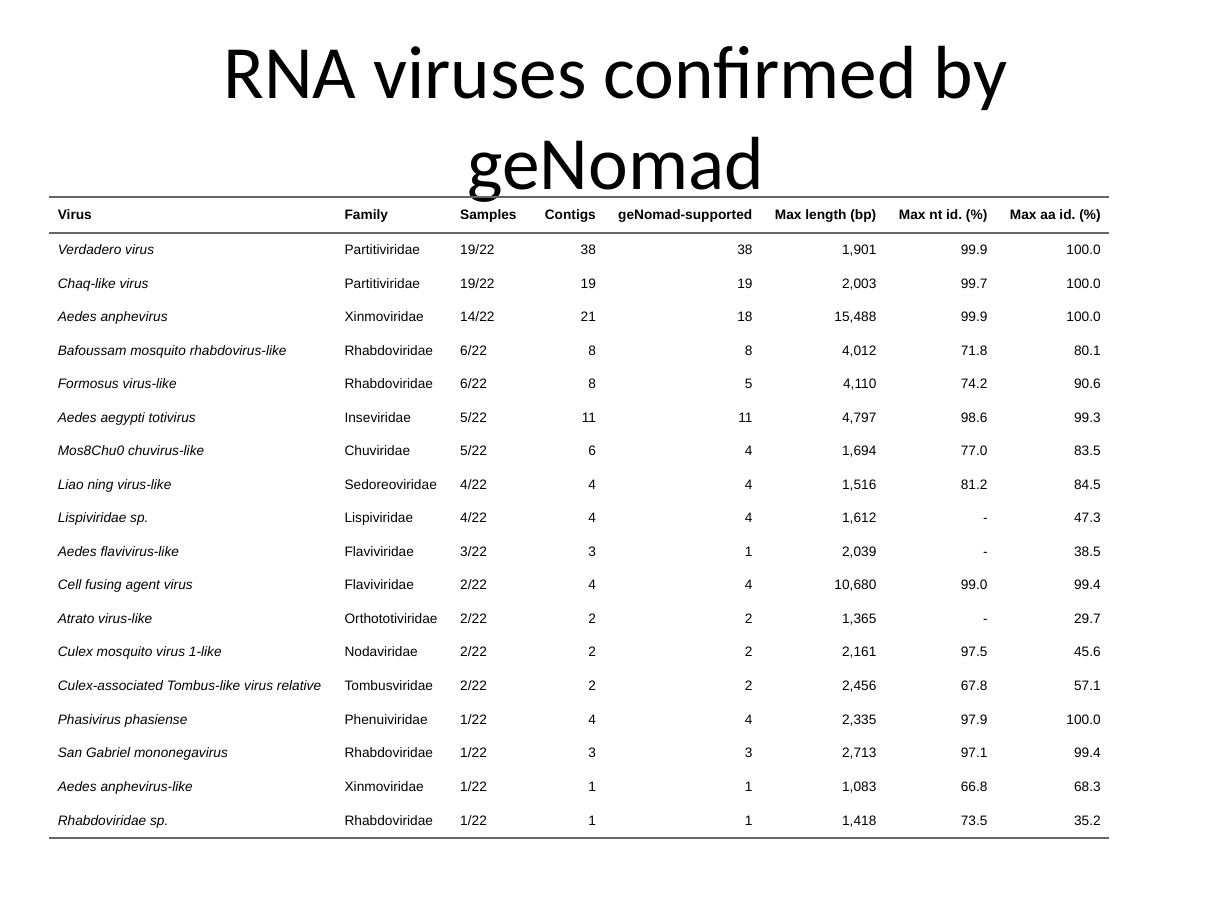
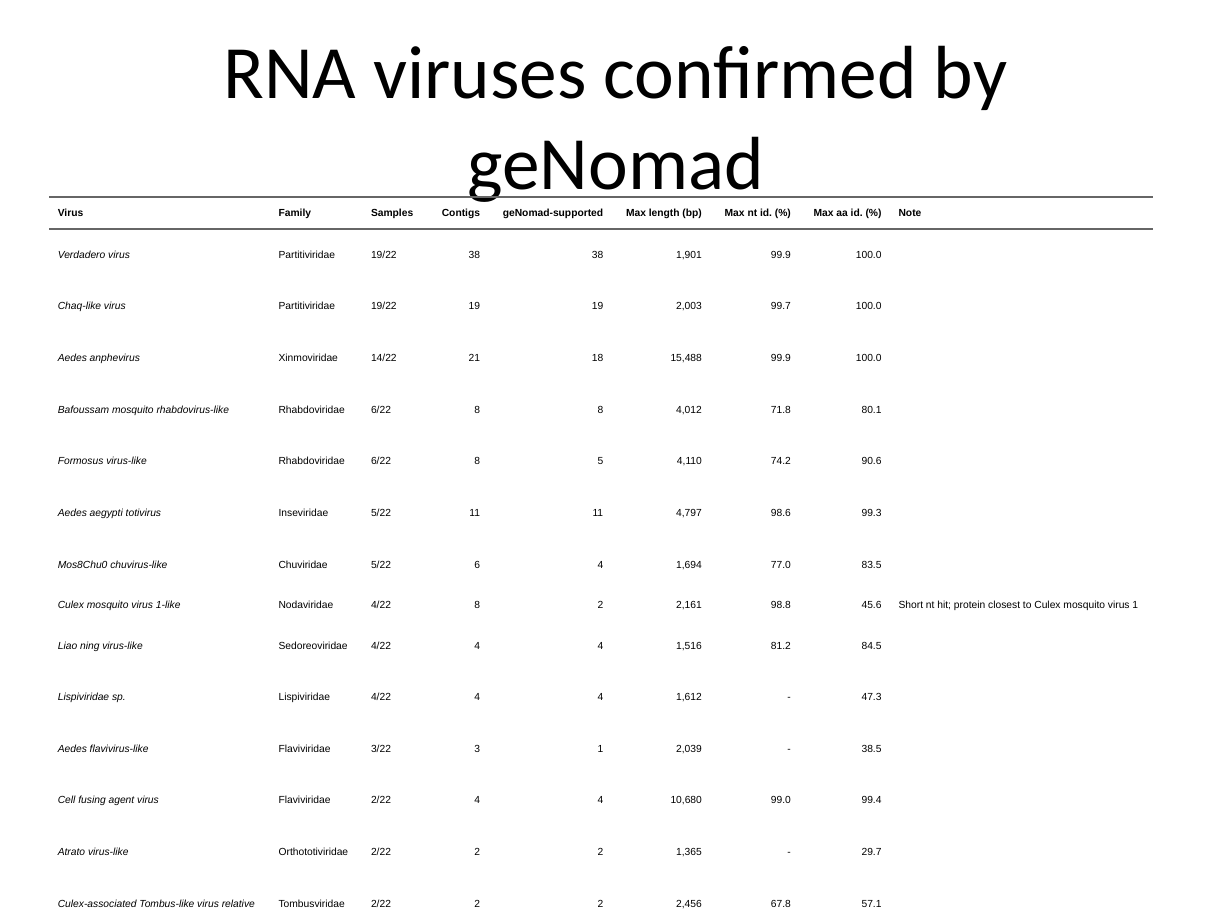
Before and after one commit to jock231198-maker/mosquito-virome-jock, a slide deck: slide 2 of results/analisis_R/hits_R/tablas/hits_virales.pptx. Drawn at 1232x924 pixels with LibreOffice and Linux fonts; fonts in the diff are those of the drawing. Boxes give left, top, right and bottom in pixels: in the first picture for what was removed or moved away, otherwise in the second. Text is boxed around its words. In the diff, an @@ line names an element or a change of style, - is before the commit and + after.

```diff
--- a/results/analisis_R/hits_R/tablas/hits_virales.pptx
+++ b/results/analisis_R/hits_R/tablas/hits_virales.pptx
@@ table at bbox=[49, 197, 1153, 912] @@
-column 1: Virus | Verdadero virus | Chaq-like virus | Aedes anphevirus | Bafoussam mosquito rhabdovirus-like | Formosus virus-like | Aedes aegypti totivirus | Mos8Chu0 chuvirus-like | Liao ning virus-like | Lispiviridae sp. | Aedes flavivirus-like | Cell fusing agent virus | Atrato virus-like | Culex mosquito virus 1-like | Culex-associated Tombus-like virus relative | Phasivirus phasiense | San Gabriel mononegavirus | Aedes anphevirus-like | Rhabdoviridae sp.
-column 2: Family | Partitiviridae | Partitiviridae | Xinmoviridae | Rhabdoviridae | Rhabdoviridae | Inseviridae | Chuviridae | Sedoreoviridae | Lispiviridae | Flaviviridae | Flaviviridae | Orthototiviridae | Nodaviridae | Tombusviridae | Phenuiviridae | Rhabdoviridae | Xinmoviridae | Rhabdoviridae
-column 3: Samples | 19/22 | 19/22 | 14/22 | 6/22 | 6/22 | 5/22 | 5/22 | 4/22 | 4/22 | 3/22 | 2/22 | 2/22 | 2/22 | 2/22 | 1/22 | 1/22 | 1/22 | 1/22
-column 4: Contigs | 38 | 19 | 21 | 8 | 8 | 11 | 6 | 4 | 4 | 3 | 4 | 2 | 2 | 2 | 4 | 3 | 1 | 1
-column 5: geNomad-supported | 38 | 19 | 18 | 8 | 5 | 11 | 4 | 4 | 4 | 1 | 4 | 2 | 2 | 2 | 4 | 3 | 1 | 1
-column 6: Max length (bp) | 1,901 | 2,003 | 15,488 | 4,012 | 4,110 | 4,797 | 1,694 | 1,516 | 1,612 | 2,039 | 10,680 | 1,365 | 2,161 | 2,456 | 2,335 | 2,713 | 1,083 | 1,418
-column 7: Max nt id. (%) | 99.9 | 99.7 | 99.9 | 71.8 | 74.2 | 98.6 | 77.0 | 81.2 | - | - | 99.0 | - | 97.5 | 67.8 | 97.9 | 97.1 | 66.8 | 73.5
-column 8: Max aa id. (%) | 100.0 | 100.0 | 100.0 | 80.1 | 90.6 | 99.3 | 83.5 | 84.5 | 47.3 | 38.5 | 99.4 | 29.7 | 45.6 | 57.1 | 100.0 | 99.4 | 68.3 | 35.2
+column 1: Virus | Verdadero virus | Chaq-like virus | Aedes anphevirus | Bafoussam mosquito rhabdovirus-like | Formosus virus-like | Aedes aegypti totivirus | Mos8Chu0 chuvirus-like | Culex mosquito virus 1-like | Liao ning virus-like | Lispiviridae sp. | Aedes flavivirus-like | Cell fusing agent virus | Atrato virus-like | Culex-associated Tombus-like virus relative | Phasivirus phasiense | San Gabriel mononegavirus | Aedes anphevirus-like | Rhabdoviridae sp.
+column 2: Family | Partitiviridae | Partitiviridae | Xinmoviridae | Rhabdoviridae | Rhabdoviridae | Inseviridae | Chuviridae | Nodaviridae | Sedoreoviridae | Lispiviridae | Flaviviridae | Flaviviridae | Orthototiviridae | Tombusviridae | Phenuiviridae | Rhabdoviridae | Xinmoviridae | Rhabdoviridae
+column 3: Samples | 19/22 | 19/22 | 14/22 | 6/22 | 6/22 | 5/22 | 5/22 | 4/22 | 4/22 | 4/22 | 3/22 | 2/22 | 2/22 | 2/22 | 1/22 | 1/22 | 1/22 | 1/22
+column 4: Contigs | 38 | 19 | 21 | 8 | 8 | 11 | 6 | 8 | 4 | 4 | 3 | 4 | 2 | 2 | 4 | 3 | 1 | 1
+column 5: geNomad-supported | 38 | 19 | 18 | 8 | 5 | 11 | 4 | 2 | 4 | 4 | 1 | 4 | 2 | 2 | 4 | 3 | 1 | 1
+column 6: Max length (bp) | 1,901 | 2,003 | 15,488 | 4,012 | 4,110 | 4,797 | 1,694 | 2,161 | 1,516 | 1,612 | 2,039 | 10,680 | 1,365 | 2,456 | 2,335 | 2,713 | 1,083 | 1,418
+column 7: Max nt id. (%) | 99.9 | 99.7 | 99.9 | 71.8 | 74.2 | 98.6 | 77.0 | 98.8 | 81.2 | - | - | 99.0 | - | 67.8 | 97.9 | 97.1 | 66.8 | 73.5
+column 8: Max aa id. (%) | 100.0 | 100.0 | 100.0 | 80.1 | 90.6 | 99.3 | 83.5 | 45.6 | 84.5 | 47.3 | 38.5 | 99.4 | 29.7 | 57.1 | 100.0 | 99.4 | 68.3 | 35.2
+column 9: Note |  |  |  |  |  |  |  | Short nt hit; protein closest to Culex mosquito virus 1 |  |  |  |  |  |  |  |  |  | 
@@ table: place and size @@
-table at bbox=[49, 197, 1110, 832]
+table at bbox=[49, 197, 1153, 912]
```
Also in this commit, not shown: 2 other slides changed, 12 other files.
